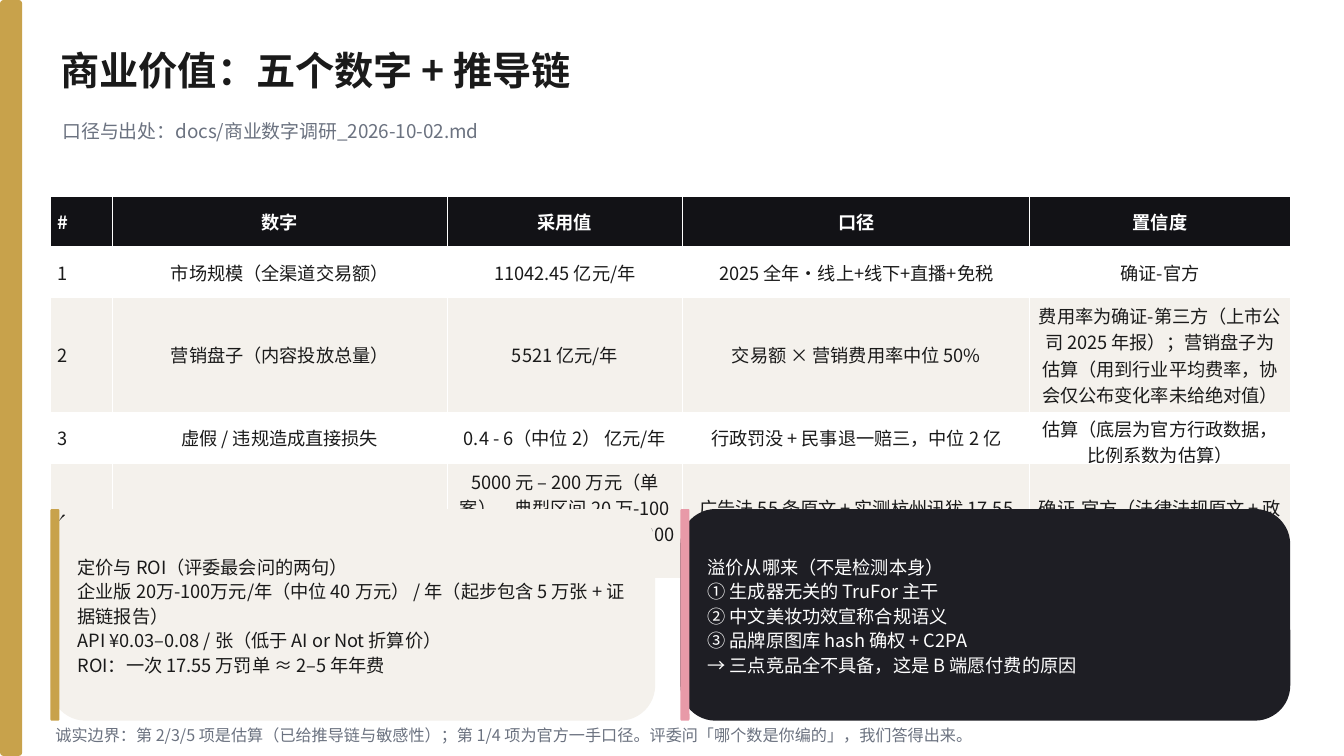
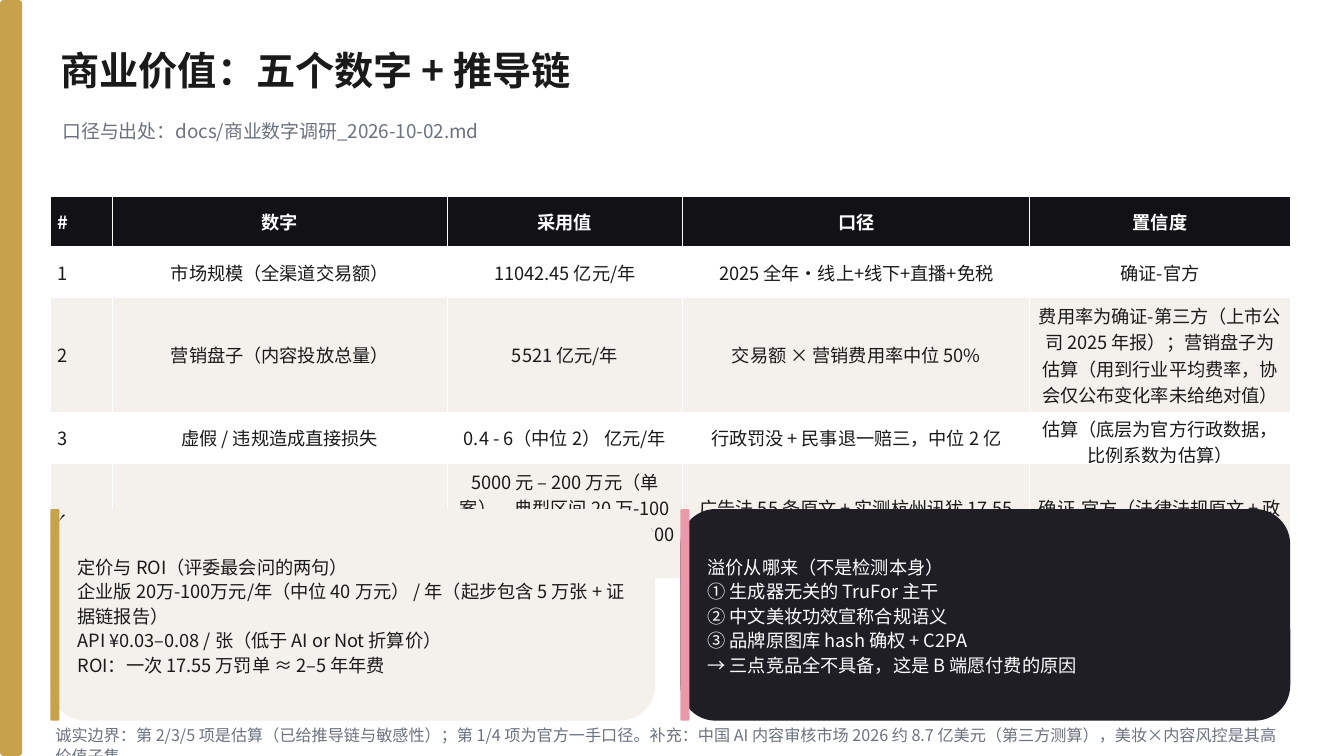
Before and after one commit to 566614/loreal-hackathon-beautyproof, a slide deck: slide 16 of docs/BeautyProof_答辩PPT.pptx. Drawn at 1344x756 pixels with LibreOffice and Linux fonts; fonts in the diff are those of the drawing. Boxes give left, top, right and bottom in pixels: in the first picture for what was removed or moved away, otherwise in the second. Text is boxed around its words. In the diff, an @@ line names an element or a change of style, - is before the commit and + after.

```diff
--- a/docs/BeautyProof_答辩PPT.pptx
+++ b/docs/BeautyProof_答辩PPT.pptx
@@ text at (x1=55, y1=727, x2=1277, y2=744): text changed @@
-诚实边界：第 2/3/5 项是估算（已给推导链与敏感性）；第 1/4 项为官方一手口径。评委问「哪个数是你编的」，我们答得出来。
+诚实边界：第 2/3/5 项是估算（已给推导链与敏感性）；第 1/4 项为官方一手口径。补充：中国 AI 内容审核市场 2026 约 8.7 亿美元（第三方测算），美妆×内容风控是其高价值子集。
```
Also in this commit, not shown: 5 other slides changed, 3 other files.
